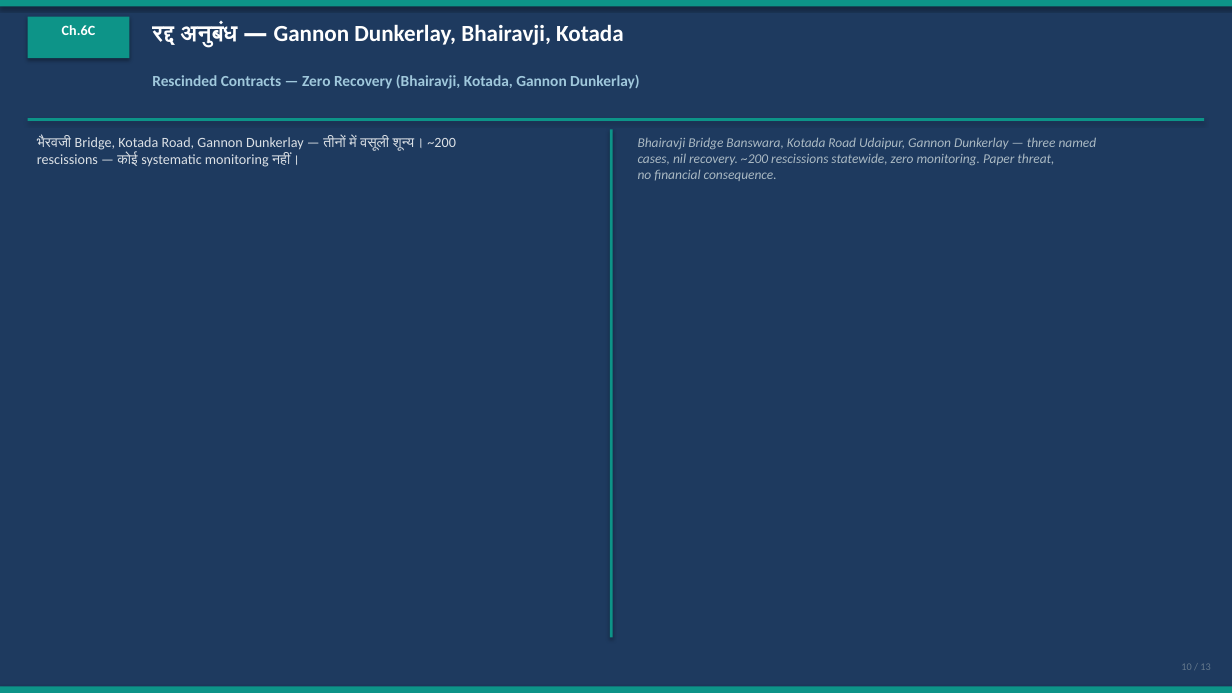
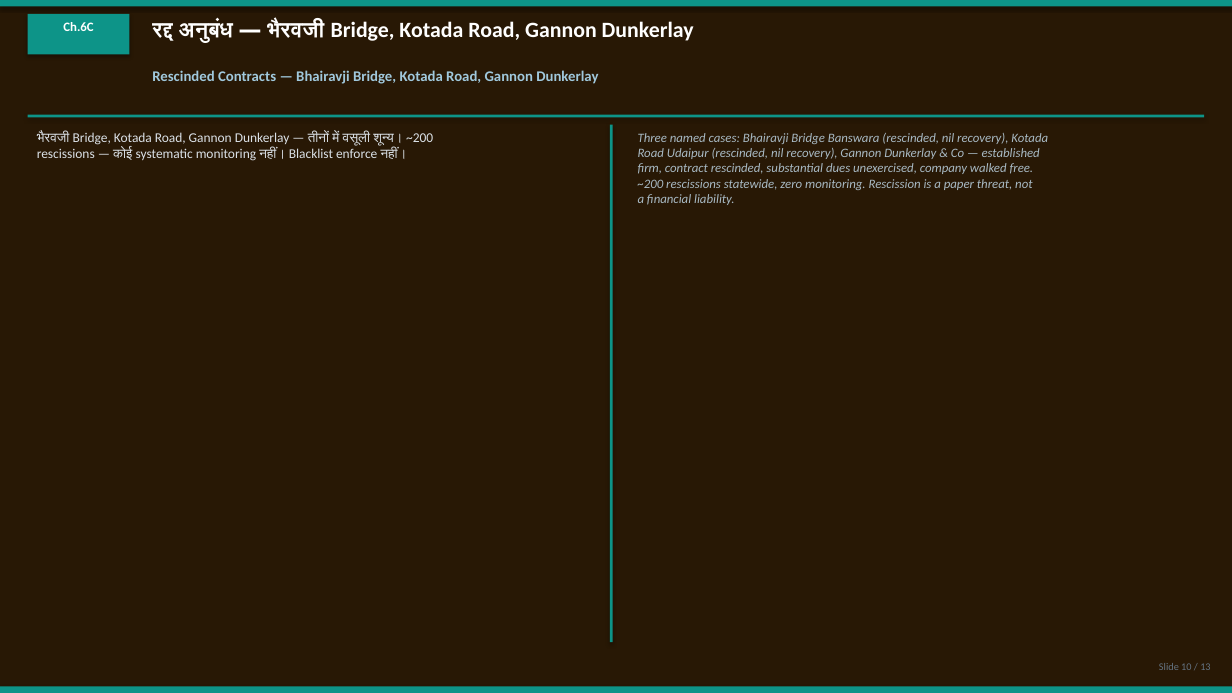
Before and after one commit to CRAJKUMARSINGH/News-Article-Elaborator, a slide deck: slide 10 of artifacts/rajasthan-ifms-crisis/PWD-eMB-Corruption-Investigation.pptx. Drawn at 1232x693 pixels with LibreOffice and Linux fonts; fonts in the diff are those of the drawing. Boxes give left, top, right and bottom in pixels: in the first picture for what was removed or moved away, otherwise in the second. Text is boxed around its words. In the diff, an @@ line names an element or a change of style, - is before the commit and + after.

```diff
--- a/artifacts/rajasthan-ifms-crisis/PWD-eMB-Corruption-Investigation.pptx
+++ b/artifacts/rajasthan-ifms-crisis/PWD-eMB-Corruption-Investigation.pptx
@@ background #1E3A5F to #281805 @@
@@ text "Ch.6C" at [63, 22, 93, 31]: size 11 to 10 pt @@
@@ text at [152, 20, 694, 43]: text changed; size 18 to 17 pt @@
-रद्द अनुबंध — Gannon Dunkerlay, Bhairavji, Kotada
+रद्द अनुबंध — भैरवजी Bridge, Kotada Road, Gannon Dunkerlay
@@ text at [152, 70, 598, 84]: text changed; size 12 to 11.5 pt @@
-Rescinded Contracts — Zero Recovery (Bhairavji, Kotada, Gannon Dunkerlay)
+Rescinded Contracts — Bhairavji Bridge, Kotada Road, Gannon Dunkerlay
@@ rectangle: place and size @@
-rectangle at [28, 118, 1204, 121]
+rectangle at [28, 115, 1204, 117]
@@ text at [37, 132, 433, 161]: text changed; size 11 to 10.5 pt; text colour #DCE1E6 to #DAE0E6 @@
-भैरवजी Bridge, Kotada Road, Gannon Dunkerlay — तीनों में वसूली शून्य। ~200
-rescissions — कोई systematic monitoring नहीं।
+भैरवजी Bridge, Kotada Road, Gannon Dunkerlay — तीनों में वसूली शून्य। ~200
+rescissions — कोई systematic monitoring नहीं। Blacklist enforce नहीं।
@@ rectangle: place and size @@
-rectangle at [610, 129, 613, 638]
+rectangle at [610, 125, 613, 642]
@@ text at [638, 133, 1048, 205]: text changed; size 10.5 to 10 pt; text colour #AAB9C3 to #A8B9C3 @@
-Bhairavji Bridge Banswara, Kotada Road Udaipur, Gannon Dunkerlay — three named
-cases, nil recovery. ~200 rescissions statewide, zero monitoring. Paper threat,
-no financial consequence.
+Three named cases: Bhairavji Bridge Banswara (rescinded, nil recovery), Kotada
+Road Udaipur (rescinded, nil recovery), Gannon Dunkerlay & Co — established
+firm, contract rescinded, substantial dues unexercised, company walked free.
+~200 rescissions statewide, zero monitoring. Rescission is a paper threat, not
+a financial liability.
@@ text at [1159, 663, 1210, 670]: text changed; text colour #64788C to #647382 @@
-10 / 13
+Slide 10 / 13
```
Also in this commit, not shown: 13 other slides changed, 6 other files.
